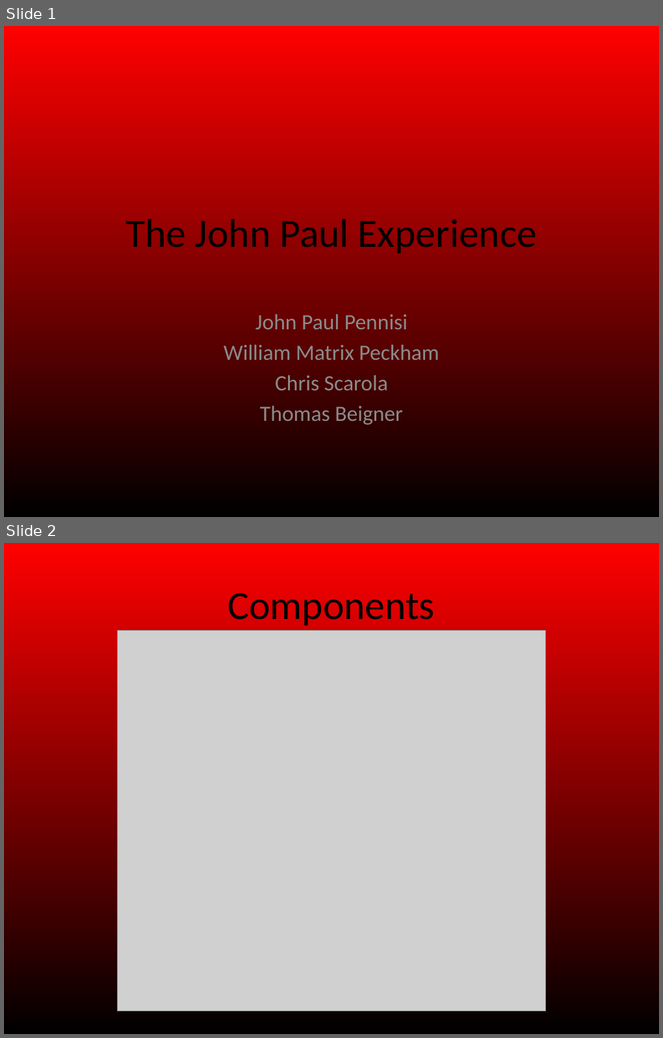
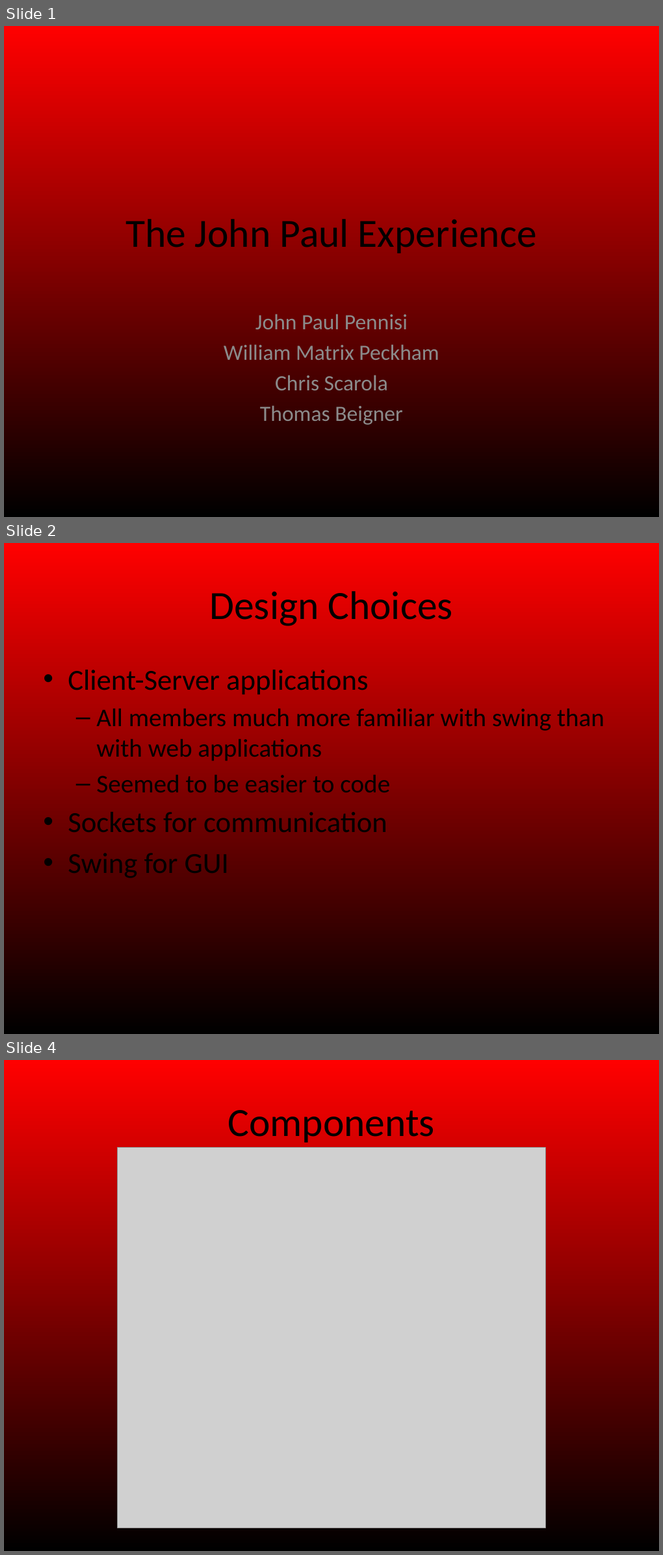
Before and after one commit to MatrixPeckham/majorrequirements336, a slide deck: Documents/Design review PPT.pptx. Shown one above the other, each under a label of ours: slides 1 and 2 before the commit, slides 1, 2 and 4 after it; the slides between them are not shown. The pictures are 663x1038 and 663x1555 pixels, drawn with LibreOffice and Linux fonts; fonts in the diff are those of the drawing; grey boxes stand for pictures. Boxes give left, top, right and bottom in pixels: in the first picture for what was removed or moved away, otherwise in the second. Text is boxed around its words. In the diff, an @@ line names an element or a change of style, - is before the commit and + after.

```diff
--- a/Documents/Design review PPT.pptx
+++ b/Documents/Design review PPT.pptx
@@ slide 2 added at bbox=[4, 543, 659, 1034], background gradient #FF0000 to #000000 @@
@@ title added at bbox=[209, 591, 452, 626], 44 pt, text #000000 @@
+Design Choices
@@ text added at bbox=[68, 670, 605, 832], 28 pt, text #000000 @@
+• Client-Server applications
+  – All members much more familiar with swing than with web applications
+  – Seemed to be easier to code
+• Sockets for communication
+• Swing for GUI
@@ what was slide 2 is now slide 4 @@
```
Also in this commit, not shown: 1 slide changed, 11 other slides added, 6 other files.
